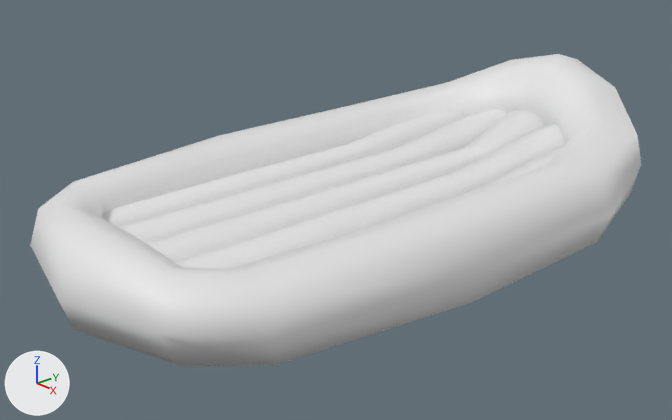
An edit to the Blender file VR_education_airplane_simulation/Assets/JHW/Models/slde/boat.blend, drawn before and after from the same camera.
Both versions are drawn from a camera (50 mm lens) standing at (10.37, -10.44, 6.04) and looking at (-0.55, -0.89, 0.25). The axes (+X, +Y, +Z) are drawn at lower left. The lights are the same throughout.
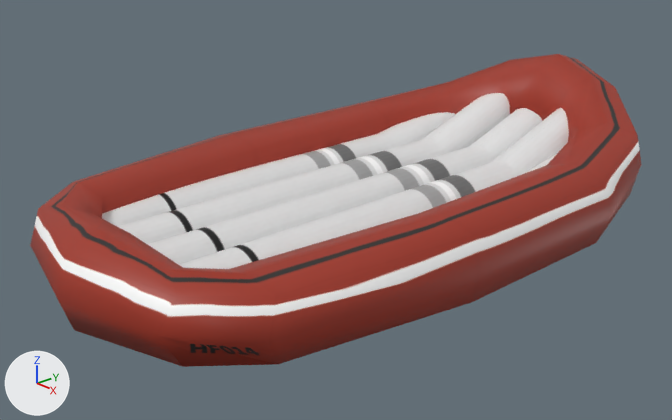
Where the change shows, as pixel boxes (x1, y1, x2, y2) in the pictures (672 x 420 px):
'Cube.002', surface changed (white to red): (30, 54, 641, 367) in both
'Cylinder', added: after (102, 93, 569, 269)
part 1 of me_cube_003, deleted: before (146, 110, 545, 262)
part 2 of me_cube_003, deleted: before (119, 109, 564, 269)
part 3 of me_cube_003, deleted: before (102, 112, 567, 237)
part 4 of me_cube_003, surface changed (white to red): (30, 54, 641, 367) in both

The edits, one by one:
Picture 'boatTecture.png.001' (img_boattecture_png_001) is new.
In material 'Material.006' (mat_material_006), base_color is no longer (0.8, 0.8, 0.8), white #e7e7e7.
In material 'Material.006' (mat_material_006), texture is now set to img_boattecture_png_001.
Material 'Material.001' (mat_material_001) is new.
Its texture is img_boattecture_png_001.
me_cube_003 is used by ob_cube_002; location (-0.31, 0.13, 0.25); scale (0.361, 4.91, 0.361).
me_cube_003 had 142 vertices, 128 faces and spanned x -1.33..9.02, y -1.24..1.1, z -1.67..5.21.
me_cube_003 no longer uses material mat_material_003 (white #e7e7e7).
me_cube_003 no longer uses material mat_material_004 (white #e7e7e7).
me_cube_003 no longer uses material mat_material_005 (white #e7e7e7).
me_cube_003 now has 64 vertices, 56 faces and spans x 0.0..9.02, y -1.24..1.1, z -1.67..5.21.
me_cube_003 part 1: the loose piece of 26 vertices spanning x -1.33..1.33, y -1.08..0.97, z -1.32..3.29 is deleted.
me_cube_003 part 2: the loose piece of 26 vertices spanning x 0.65..3.59, y -1.08..0.93, z -1.32..2.25 is deleted.
me_cube_003 part 3: the loose piece of 26 vertices spanning x 3.19..5.85, y -1.08..0.82, z -1.32..2.22 is deleted.
me_cube_003 part 4: 56 kept faces spanning x 0.0..9.02, y -1.24..1.1, z -1.67..5.21 get new texture (UV) coordinates.
Mesh me_cylinder is new.
It has 243 vertices, 164 faces and spans x -0.5..3.2, y -0.3..2.5, z -8.4..9.3.
It uses material mat_material_001 (picture img_boattecture_png_001).
Object 'Cylinder' (ob_cylinder) is new; it shows me_cylinder.
Its location is (0.0, 0.0, 0.0).
Its rotation in degrees is (90, 0, 0).
Its scale is (0.587, 0.587, 0.587).
It gains a MIRROR modifier named 'Mirror'.
Modifier setting: use_clip = True.
Modifier setting: mirror_object = ob_cube_002.
